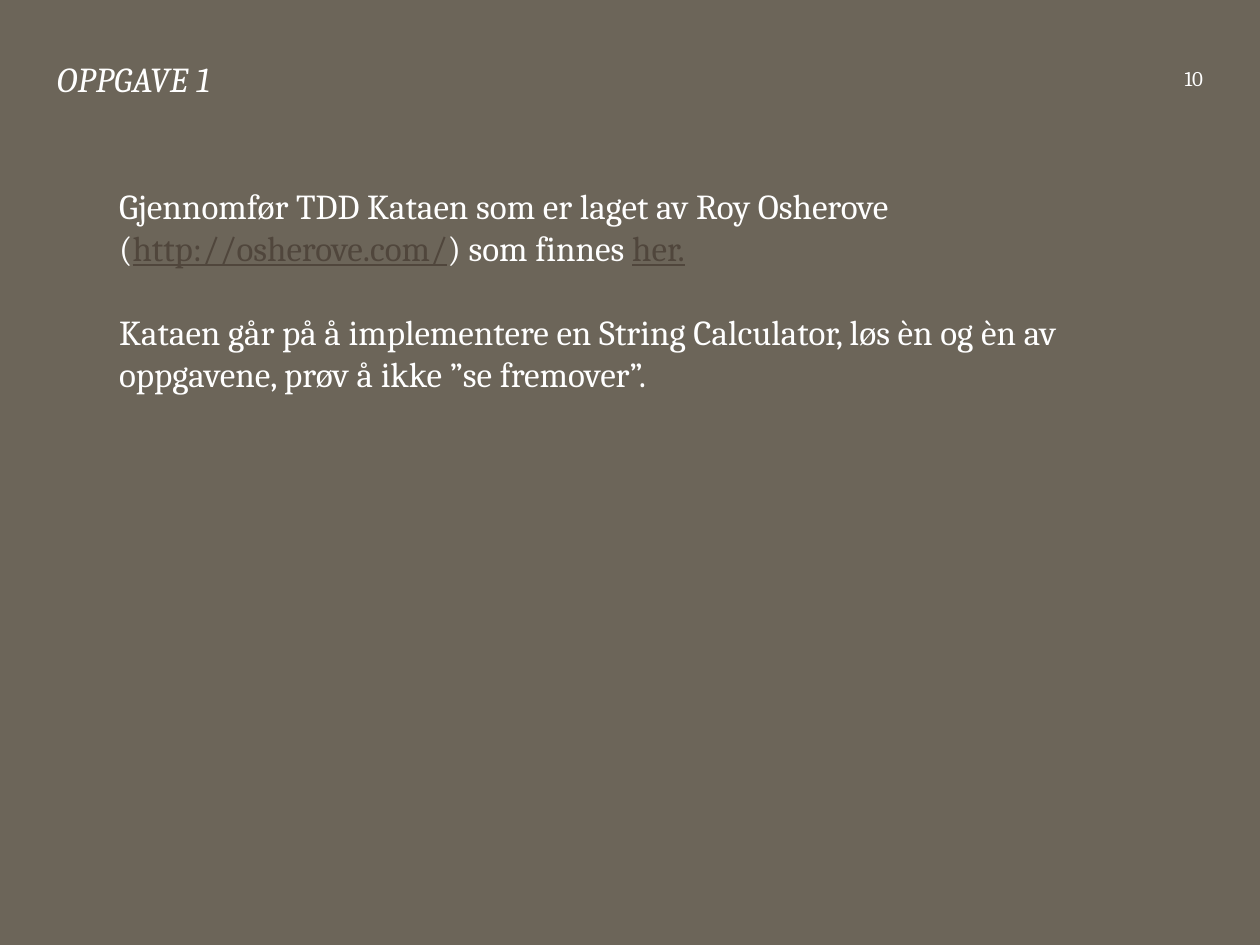
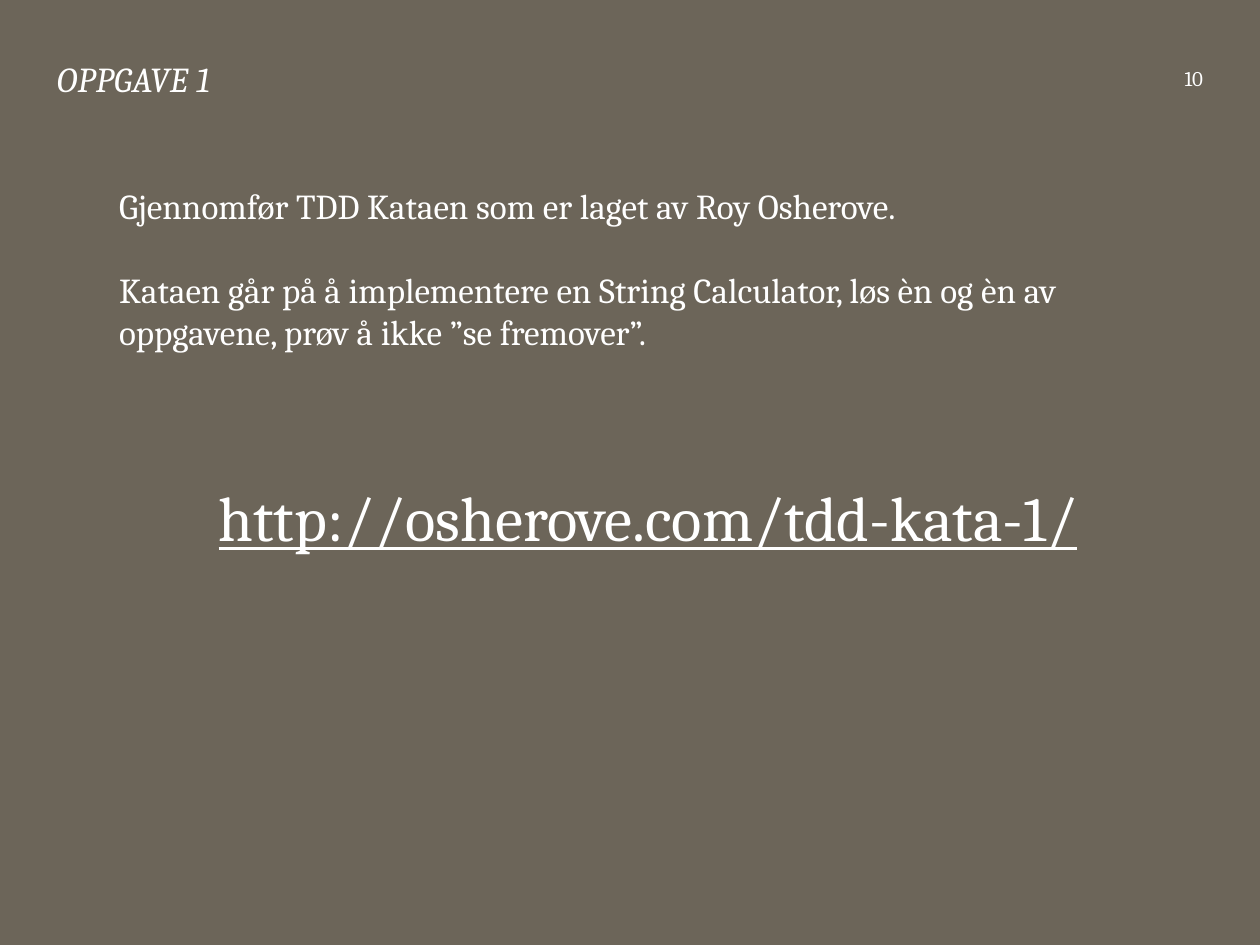
Before and after one commit to bekk/dotnetkurs, a slide deck: slide 10 of tdd/TDD.pptx. Drawn at 1260x945 pixels with LibreOffice and Linux fonts; fonts in the diff are those of the drawing. Boxes give left, top, right and bottom in pixels: in the first picture for what was removed or moved away, otherwise in the second. Text is boxed around its words. In the diff, an @@ line names an element or a change of style, - is before the commit and + after.

```diff
--- a/tdd/TDD.pptx
+++ b/tdd/TDD.pptx
@@ text at <box>119,194,896,227</box>: text changed @@
-Gjennomfør TDD Kataen som er laget av Roy Osherove (http://osherove.com/) som finnes her.
+Gjennomfør TDD Kataen som er laget av Roy Osherove.
@@ text at <box>219,497,1078,554</box>: paragraph added @@
+http://osherove.com/tdd-kata-1/
```
Also in this commit, not shown: 11 other slides changed, 31 other files.
